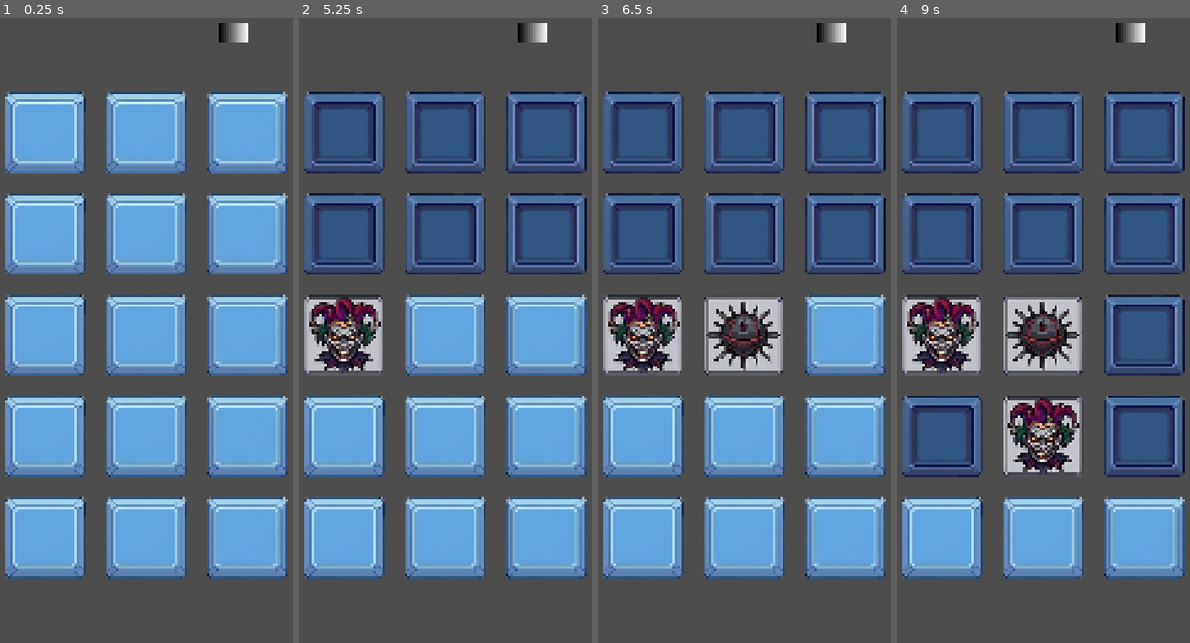
Above: before the commit, frames 1-4 (left to right).
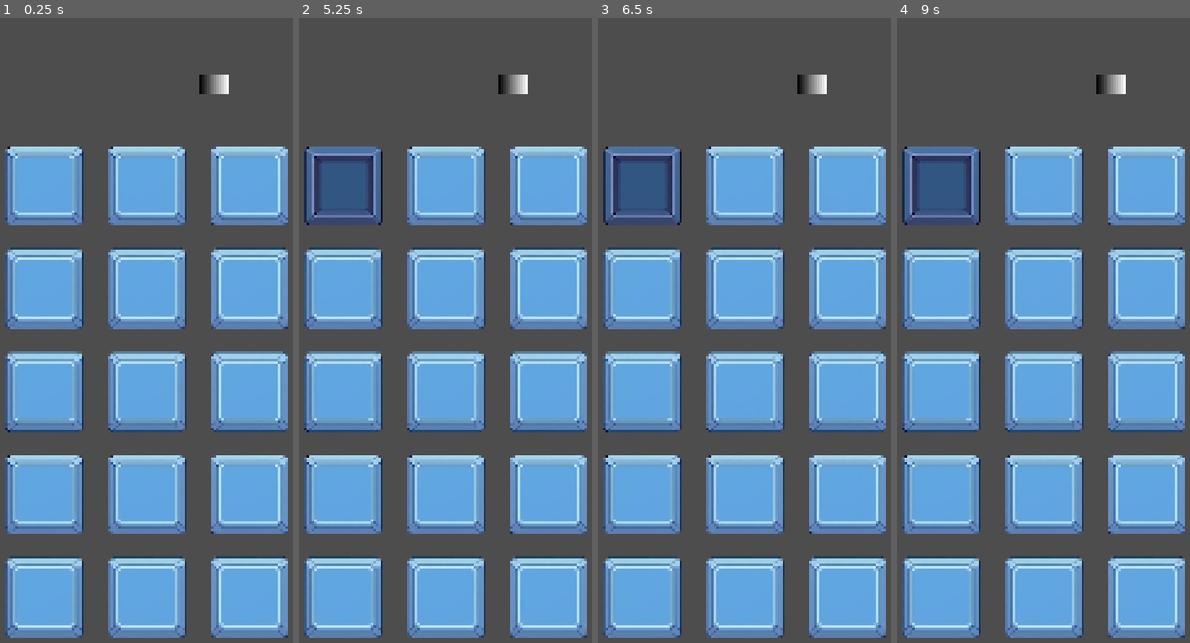
Above: after the commit, the same moments.

Repository: wish5213/joke
Game: Godot game, scene res://clownshow.tscn
The game is run twice, just before and just after one commit, with the same random seed, the same clock (stepped at 60 frames per second) and the same inputs.
Inputs (mouse positions are in pixels of both pictures, inside the frame that each line leads up to; where the layout moved, square brackets give the same spot in the first picture):
- Up to frame 1 (0.25 s): no input
- Up to frame 2 (5.25 s): click (307, 149) [342, 130] at 0.5 s; click (445, 130) at 1.27 s; click (545, 130) at 2.02 s; click (342, 236) at 2.77 s; click (445, 236) at 3.52 s; click (545, 236) at 4.27 s; click (342, 336) at 5.02 s
- Up to frame 3 (6.5 s): click (744, 336) at 5.77 s
- Up to frame 4 (9 s): click (1143, 336) at 6.52 s; click (940, 436) at 7.27 s; click (1043, 436) at 8.02 s; click (1143, 436) at 8.77 s

The runs differ from the first frame. In frame 1, 64% of the frame differs, in the area x 1-99%, y 0-100%; in frame 2, 66%; in frame 3, 66%; in frame 4, 68%.

Commit message:
改圖且主場景加底圖

Diff:
--- a/clownshow.tscn
+++ b/clownshow.tscn
@@ -1,6 +1,7 @@
 [gd_scene format=3 uid="uid://c51rxw4mqmjc"]
 
 [ext_resource type="Script" uid="uid://b2835st2hat6h" path="res://clownshow.gd" id="1_856k3"]
+[ext_resource type="Texture2D" uid="uid://j7xv5yu6ru3f" path="res://Image/ChatGPT Image 2026年6月8日 下午09_00_57.png" id="2_5fid4"]
 
 [sub_resource type="Gradient" id="Gradient_vy12u"]
 
@@ -22,27 +23,39 @@
 script = ExtResource("1_856k3")
 preview_mode = true
 
+[node name="TextureRect" type="TextureRect" parent="." unique_id=1197884467]
+layout_mode = 1
+anchors_preset = 5
+anchor_left = 0.5
+anchor_right = 0.5
+offset_left = -703.8668
+offset_right = 711.8668
+offset_bottom = 2807.2998
+grow_horizontal = 2
+texture = ExtResource("2_5fid4")
+expand_mode = 3
+
 [node name="GridContainer" type="GridContainer" parent="." unique_id=1411117790]
 layout_mode = 1
 anchors_preset = 5
 anchor_left = 0.5
 anchor_right = 0.5
-offset_left = -492.0
-offset_top = 276.0
-offset_right = -464.0
-offset_bottom = 324.0
+offset_left = -489.0
+offset_top = 459.0
+offset_right = 3.0
+offset_bottom = 1312.0
 grow_horizontal = 2
-scale = Vector2(35, 35)
-theme_override_constants/h_separation = 2
-theme_override_constants/v_separation = 2
+scale = Vector2(2, 2)
+theme_override_constants/h_separation = 170
+theme_override_constants/v_separation = 170
 columns = 3
 
 [node name="TextureButton" type="TextureButton" parent="." unique_id=1531798428]
 layout_mode = 0
-offset_left = 793.0
-offset_top = 36.0
-offset_right = 893.0
-offset_bottom = 101.0
+offset_left = 724.0
+offset_top = 216.0
+offset_right = 824.0
+offset_bottom = 281.0
 texture_normal = SubResource("GradientTexture2D_tg34f")
 
 [connection signal="button_down" from="TextureButton" to="." method="_reset_game"]
--- a/step.tscn
+++ b/step.tscn
@@ -8,10 +8,10 @@
 
 [node name="step" type="Button" unique_id=32059960]
 anchors_preset = -1
-anchor_right = 0.127
-anchor_bottom = 0.101
-offset_right = -1.9200058
-offset_bottom = -0.27999878
+anchor_right = 0.13800001
+anchor_bottom = 0.071
+offset_right = -0.040008545
+offset_bottom = -1.1399994
 grow_horizontal = 2
 grow_vertical = 2
 focus_mode = 0
@@ -23,6 +23,8 @@
 anchors_preset = 15
 anchor_right = 1.0
 anchor_bottom = 1.0
+offset_right = 127.0
+offset_bottom = 132.0
 grow_horizontal = 2
 grow_vertical = 2
 texture = ExtResource("2_bspvh")
@@ -30,9 +32,10 @@
 
 [node name="mine" type="TextureRect" parent="." unique_id=1954363836]
 layout_mode = 1
-anchors_preset = 15
-anchor_right = 1.0
-anchor_bottom = 1.0
+anchors_preset = -1
+anchor_right = 1.8520001
+anchor_bottom = 1.8000001
+offset_right = 0.051971436
 grow_horizontal = 2
 grow_vertical = 2
 texture = ExtResource("3_g822j")
@@ -43,6 +46,8 @@
 anchors_preset = 15
 anchor_right = 1.0
 anchor_bottom = 1.0
+offset_right = 127.0
+offset_bottom = 132.0
 grow_horizontal = 2
 grow_vertical = 2
 texture = ExtResource("4_bogwb")
@@ -53,6 +58,8 @@
 anchors_preset = 15
 anchor_right = 1.0
 anchor_bottom = 1.0
+offset_right = 127.0
+offset_bottom = 132.0
 grow_horizontal = 2
 grow_vertical = 2
 texture = ExtResource("5_8f8yk")
Binary file changed: Image/Group 2781.png
Binary file removed: Image/Subtract.png
Not shown, removed: Image/Subtract.png.import
Binary file changed: Image/image 12.png
Binary file changed: Image/image 4.png
Binary file changed: Image/image 5.png
Not shown, changed: export_presets.cfg
Not shown, changed: Joke.apk.idsig
